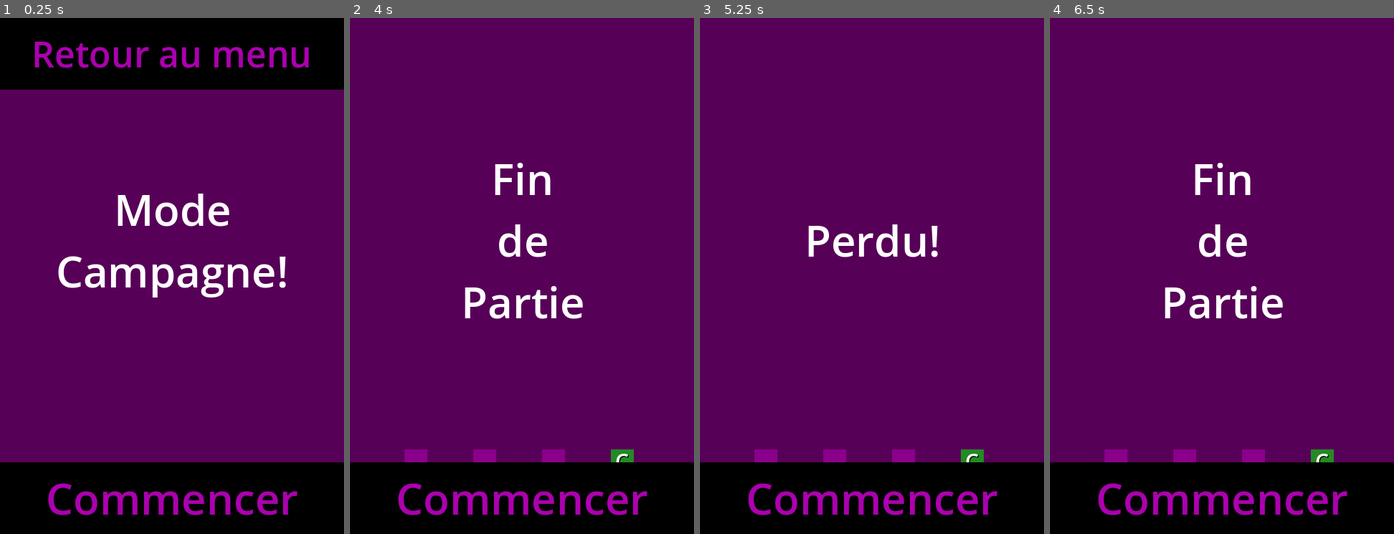
Above: before the commit, frames 1-4 (left to right).
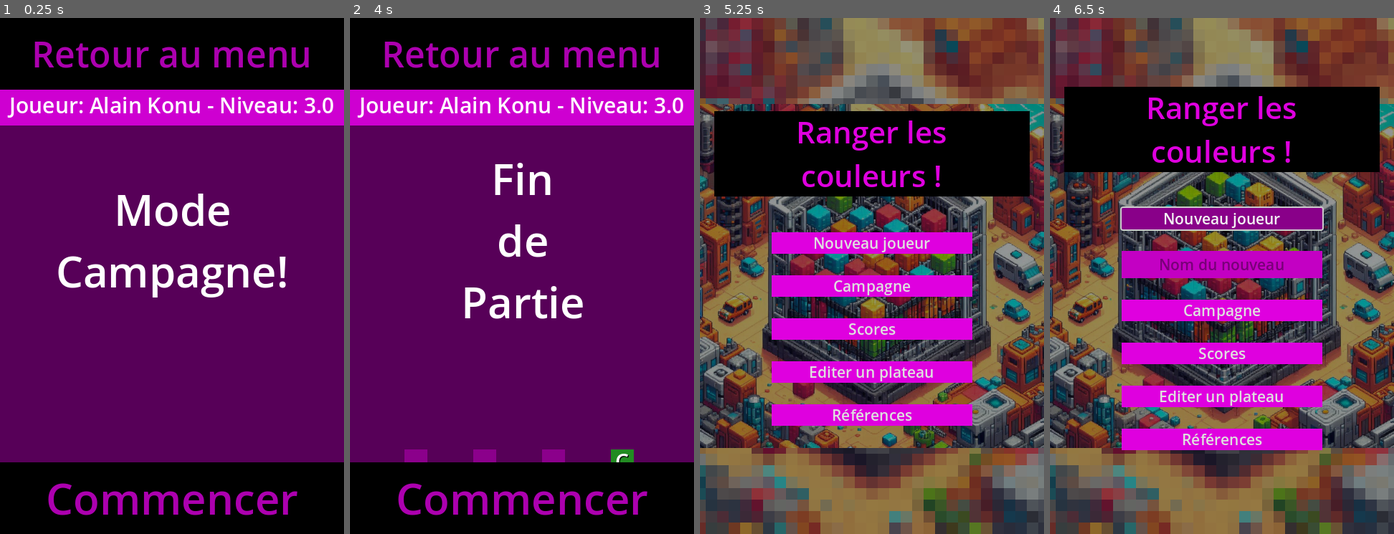
Above: after the commit, the same moments.

Repository: leguims/godot-color-sort-for-anna
Game: Godot game, scene res://Scenes/Campagne/campagne.tscn
The game is run twice, just before and just after one commit, with the same random seed, the same clock (stepped at 60 frames per second) and the same inputs. This scene is started directly instead of the project's main scene.
Inputs (mouse positions are in pixels of both pictures, inside the frame that each line leads up to):
- Up to frame 1 (0.25 s): no input
- Up to frame 2 (4 s): click "Commencer" at 0.5 s; click "Abandonner" at 1.25 s; click "Commencer" at 2 s; click "Abandonner" at 2.75 s; tap Enter at 3.5 s; move the mouse to (597, 250) at 3.52 s; click (597, 250) at 3.67 s
- Up to frame 3 (5.25 s): click "Commencer" at 4.25 s; click "Abandonner" at 5 s
- Up to frame 4 (6.5 s): click (1222, 245) at 5.75 s, where only the run after the commit has a clickable "Nouveau joueur"

The runs differ from the first frame. In frame 1, 6.9% of the frame differs, in the area x 0-100%, y 13-21%; in frame 2, 21%; in frame 3, 100%, in the area x 0-100%, y 0-100%; in frame 4, 100%.

Commit message:
Ajout du bouton "Retour au menu" + Barre d'infos du joueur en campagne.

Diff:
--- a/Scenes/Menu/menu.gd
+++ b/Scenes/Menu/menu.gd
@@ -8,7 +8,11 @@
 
 # Called when the node enters the scene tree for the first time.
 func _ready() -> void:
-	pass # Replace with function body.
+	"[center][font_size=30][b]infos joueur[/b][/font_size][/center]"
+	var nom = GestionScore.lire_le_nom_du_joueur_actuel()
+	var niveau = str(GestionScore.lire_le_niveau_du_joueur_actuel())
+	var indice_plateau = str(GestionScore.lire_indice_plateau_du_joueur_actuel())
+	$InfosJoueur.text = "[center][font_size=30]Joueur: " + nom + " - Niveau: " + niveau + "." + indice_plateau + "[/font_size][/center]"
 
 # Called every frame. 'delta' is the elapsed time since the previous frame.
 func _process(delta: float) -> void:
@@ -26,6 +30,7 @@
 	$Message.hide()
 	$EditeurPlateau.hide()
 	$BoutonMenuPrincipal.hide()
+	$InfosJoueur.hide()
 	$BoutonCommencer.hide()
 
 func _afficher_message(texte : String, temporaire : bool = true):
--- a/Scenes/Menu/menu.tscn
+++ b/Scenes/Menu/menu.tscn
@@ -7,6 +7,9 @@
 
 [sub_resource type="StyleBoxFlat" id="StyleBoxFlat_4v47e"]
 bg_color = Color(0, 0, 0, 1)
+
+[sub_resource type="StyleBoxFlat" id="StyleBoxFlat_6o5nm"]
+bg_color = Color(0.807843, 0, 0.819608, 1)
 
 [sub_resource type="StyleBoxFlat" id="StyleBoxFlat_1gckf"]
 bg_color = Color(0, 0, 0, 1)
@@ -28,6 +31,17 @@
 theme_override_styles/hover = SubResource("StyleBoxFlat_w2jhv")
 theme_override_styles/normal = SubResource("StyleBoxFlat_4v47e")
 text = "Retour au menu"
+
+[node name="InfosJoueur" type="RichTextLabel" parent="."]
+visible = false
+anchors_preset = 10
+anchor_right = 1.0
+offset_top = 100.0
+offset_bottom = 150.0
+grow_horizontal = 2
+theme_override_styles/normal = SubResource("StyleBoxFlat_6o5nm")
+bbcode_enabled = true
+text = "[center][font_size=30][b]infos joueur[/b][/font_size][/center]"
 
 [node name="Message" type="Label" parent="."]
 anchors_preset = 8
--- a/Scenes/Menu/menu_campagne.gd
+++ b/Scenes/Menu/menu_campagne.gd
@@ -10,6 +10,9 @@
 	$EditeurPlateau/SaisieEditionPlateau.text = GestionScore.lire_plateau_courant()
 	$Message.size.y = $Message.size.y + 100
 
+	$BoutonMenuPrincipal.show()
+	$InfosJoueur.show()
+
 	_afficher_message("Mode Campagne!", false)
 	# Attendre l'échéance d'une temporisation libre
 	await get_tree().create_timer(1.0).timeout
@@ -18,6 +21,8 @@
 func afficher_plateau_suivant():
 	$EditeurPlateau/SaisieEditionPlateau.text = GestionScore.lire_plateau_courant()
 	_afficher_message("Plateau suivant!", false)
+	$BoutonMenuPrincipal.show()
+	$InfosJoueur.show()
 	$BoutonCommencer.show()
 
 func afficher_plateau_invalide():
@@ -48,4 +53,6 @@
 	await $TempoMessage.timeout
 	_afficher_message("...de l'Everest!")
 	await $TempoMessage.timeout
+	$BoutonMenuPrincipal.show()
+	$InfosJoueur.show()
 	$BoutonCommencer.show()
--- a/Scenes/Menu/menu_editer_un_plateau.gd
+++ b/Scenes/Menu/menu_editer_un_plateau.gd
@@ -3,7 +3,7 @@
 class_name MenuEditerUnPlateau
 
 func afficher_accueil():
-	# Initialisation du menu de campagne
+	# Initialisation du menu de l'éditeur
 	$EditeurPlateau.hide()
 	$EditeurPlateau/SaisieEditionPlateau.editable = true
 	$EditeurPlateau/SaisieEditionPlateau.placeholder_text = 'AC .A  .BAC.BDB.CDD'
@@ -16,6 +16,7 @@
 	$EditeurPlateau.show()
 	await get_tree().create_timer(1.0).timeout
 	$BoutonMenuPrincipal.show()
+	$InfosJoueur.hide()
 	$BoutonCommencer.show()
 
 func afficher_plateau_suivant():
--- a/Scenes/gestion_score.gd
+++ b/Scenes/gestion_score.gd
@@ -216,9 +216,18 @@
 	_enregistrer_sauvegarde_joueurs()
 	return true
 
-func lire_nom_joueur_actuel() -> String:
+func lire_le_nom_du_joueur_actuel() -> String:
 	"""Cette méthode retourne le nom du joueur"""
 	return joueur_actuel.get('nom')
+
+func lire_le_niveau_du_joueur_actuel() -> int:
+	"""Cette méthode retourne le niveau du joueur"""
+	return joueur_actuel.get('niveau')
+
+func lire_indice_plateau_du_joueur_actuel() -> int:
+	"""Cette méthode retourne l'indice de plateau du joueur"""
+	var str_niveau = str(joueur_actuel.get('niveau'))
+	return joueur_actuel.get('plateaux').get(str_niveau)
 
 func lire_le_score_du_joueur_actuel() -> int:
 	"""Cette méthode retourne le score du joueur actuel"""
Not shown: 1 places in Scenes/Menu/menu.tscn that only renumber resources
Not shown, changed: Readme.md
